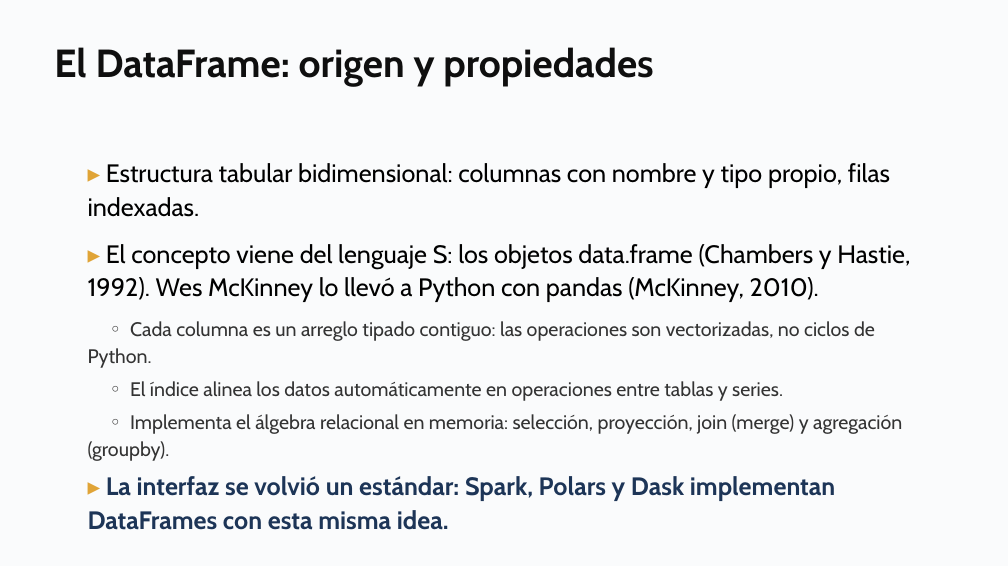
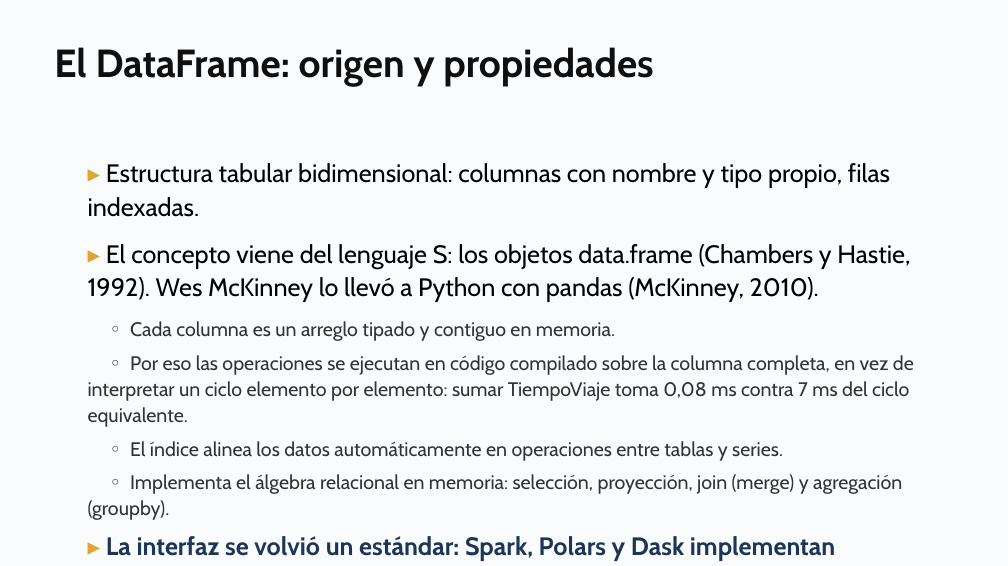
Before and after one commit to daniopitz/cienciadatos, a slide deck: slide 21 of presentaciones/clase02_pandas_eda.pptx. Drawn at 1008x566 pixels with LibreOffice and Linux fonts; fonts in the diff are those of the drawing. Boxes give left, top, right and bottom in pixels: in the first picture for what was removed or moved away, otherwise in the second. Text is boxed around its words. In the diff, an @@ line names an element or a change of style, - is before the commit and + after.

```diff
--- a/presentaciones/clase02_pandas_eda.pptx
+++ b/presentaciones/clase02_pandas_eda.pptx
@@ text at (x1=88, y1=321, x2=914, y2=427): text changed @@
-◦ Cada columna es un arreglo tipado contiguo: las operaciones son vectorizadas, no ciclos de Python.
+◦ Cada columna es un arreglo tipado y contiguo en memoria.
+◦ Por eso las operaciones se ejecutan en código compilado sobre la columna completa, en vez de interpretar un ciclo elemento por elemento: sumar TiempoViaje toma 0,08 ms contra 7 ms del ciclo equivalente.
```
Also in this commit, not shown: 2 other files.
